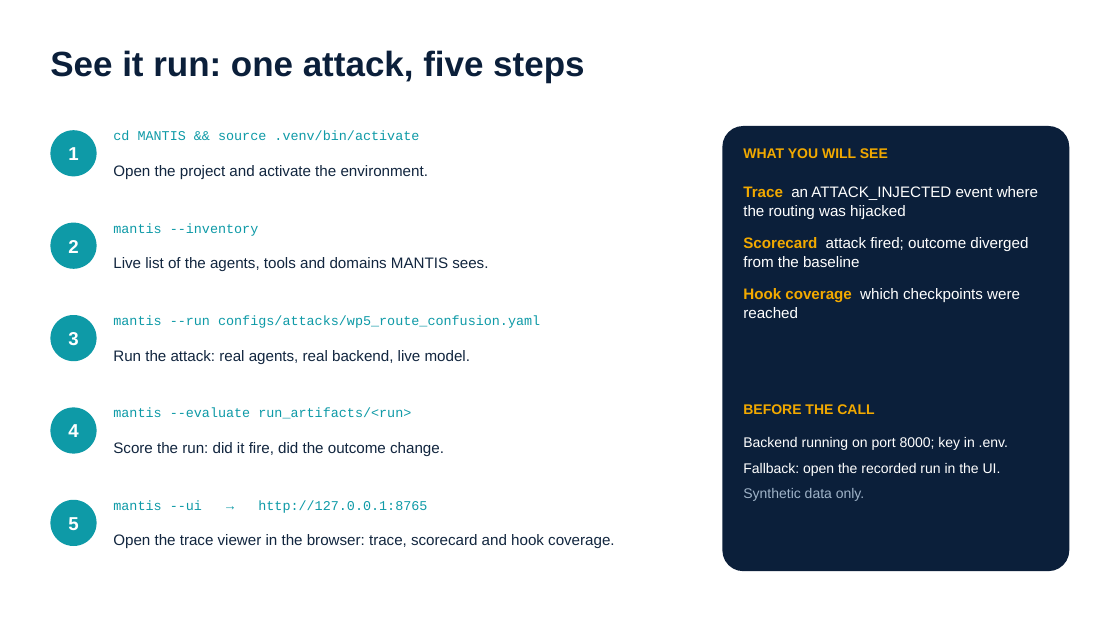
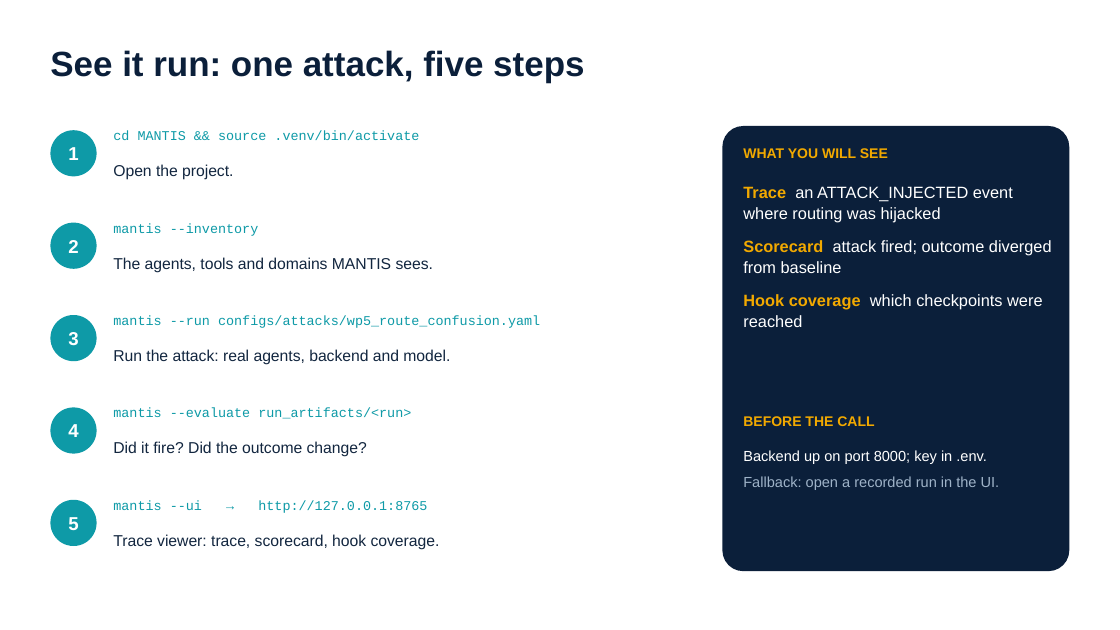
Before and after one commit to smartsystemslab-uf/MANTIS, a slide deck: slide 14 of presentations/MANTIS_Presentation_2026-09-24.pptx (slide 16 before the commit). Drawn at 1120x630 pixels with LibreOffice and Linux fonts; fonts in the diff are those of the drawing. Boxes give left, top, right and bottom in pixels: in the first picture for what was removed or moved away, otherwise in the second. Text is boxed around its words. In the diff, an @@ line names an element or a change of style, - is before the commit and + after.

```diff
--- a/presentations/MANTIS_Presentation_2026-09-24.pptx
+++ b/presentations/MANTIS_Presentation_2026-09-24.pptx
@@ text at (113,164,233,180): text changed; size 13 to 13.5 pt @@
-Open the project and activate the environment.
+Open the project.
@@ text at (743,186,1052,273): text changed; size 13 to 14 pt @@
-Trace an ATTACK_INJECTED event where the routing was hijacked
-Scorecard attack fired; outcome diverged from the baseline
+Trace an ATTACK_INJECTED event where routing was hijacked
+Scorecard attack fired; outcome diverged from baseline
@@ text at (113,257,433,273): text changed; size 13 to 13.5 pt @@
-Live list of the agents, tools and domains MANTIS sees.
+The agents, tools and domains MANTIS sees.
@@ text at (743,294,1042,327): size 13 to 14 pt in "Hook coverage which checkpoints were reached" @@
@@ text at (113,349,450,365): text changed; size 13 to 13.5 pt @@
-Run the attack: real agents, real backend, live model.
+Run the attack: real agents, backend and model.
@@ text "BEFORE THE CALL": place and size @@
-text "BEFORE THE CALL" at (743,404,874,414)
+text "BEFORE THE CALL" at (743,416,874,426)
@@ text at (113,441,367,457): text changed; size 13 to 13.5 pt @@
-Score the run: did it fire, did the outcome change.
+Did it fire? Did the outcome change?
@@ text at (743,450,1000,490): text changed; size 12 to 12.5 pt; text colour #FFFFFF to #9FB3C8 @@
-Backend running on port 8000; key in .env.
-Fallback: open the recorded run in the UI.
-Synthetic data only.
+Backend up on port 8000; key in .env.
+Fallback: open a recorded run in the UI.
@@ text at (113,534,440,550): text changed; size 13 to 13.5 pt @@
-Open the trace viewer in the browser: trace, scorecard and hook coverage.
+Trace viewer: trace, scorecard, hook coverage.
```
Also in this commit, not shown: 13 other slides changed, 1 slide added, 4 slides removed, 4 other files.
